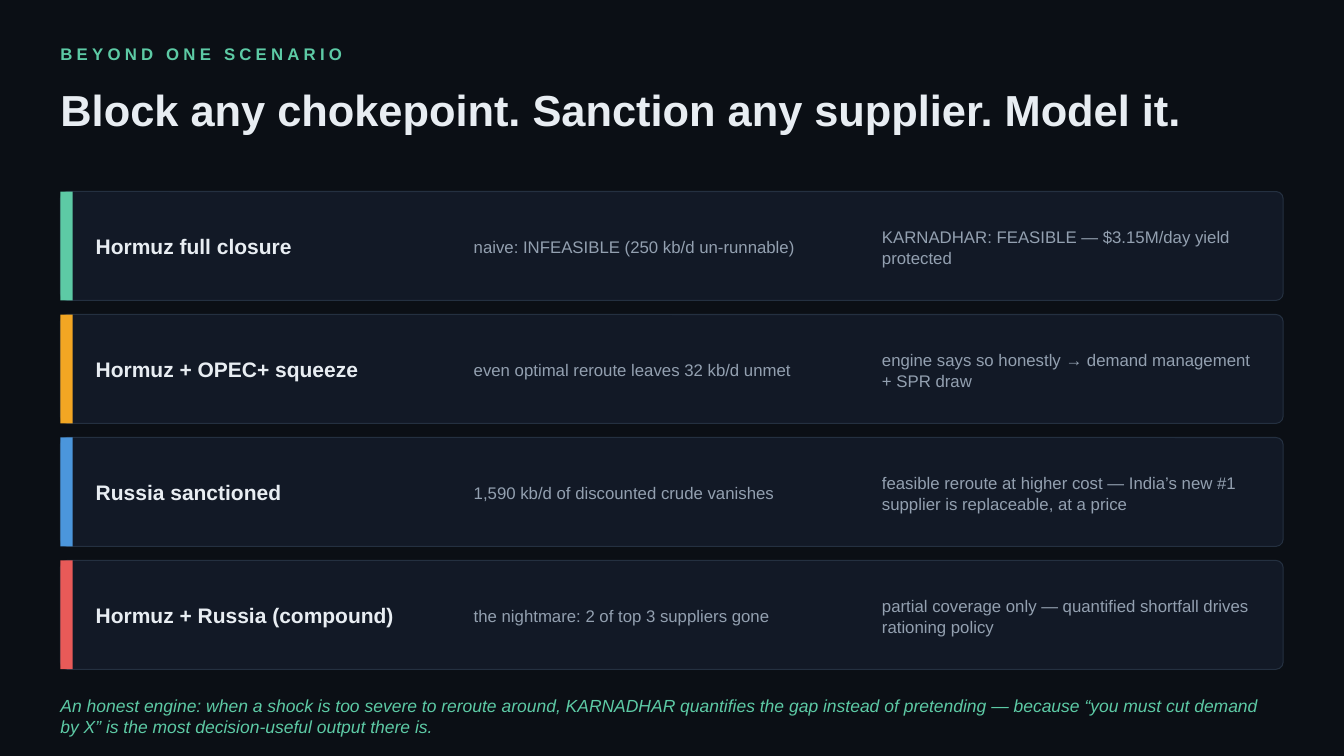
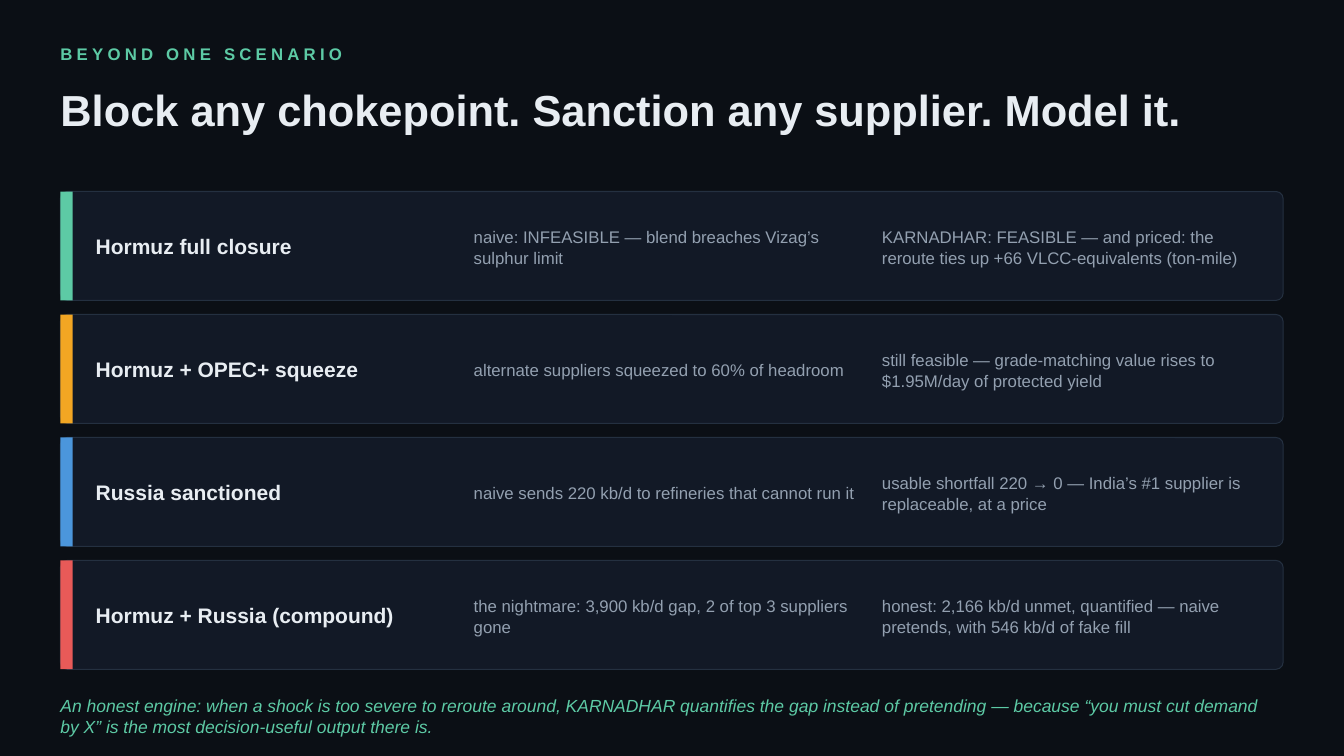
Before and after one commit to PureGenius369/Karnadhar, a slide deck: slide 9 of deliverables/KARNADHAR_Deck.pptx. Drawn at 1344x756 pixels with LibreOffice and Linux fonts; fonts in the diff are those of the drawing. Boxes give left, top, right and bottom in pixels: in the first picture for what was removed or moved away, otherwise in the second. Text is boxed around its words. In the diff, an @@ line names an element or a change of style, - is before the commit and + after.

Commit message:
Judge-grade hardening: reproducibility, LP correctness, decision layer
- Fresh-clone reproducibility: committed schema-2 derived DGCIS dataset
  (diets + realized prices) with transparent fallback in engine/refdata;
  a clone now runs the full suite with no raw .xls files
- Two-stage lexicographic LP (max fill, then min cost) replacing big-M;
  blend caps normalised by assigned volume (valid under scarce supply)
- Fixed boundary-rounding artifact that showed our own Russia-scenario
  plan as infeasible (2.04>2.04 epsilon breach)
- Decision layer: LP shadow prices (marginal value of one more kb/d of
  each scarce grade), usable-shortfall honesty metric (unmet + un-runnable),
  VLCC-equivalent ton-mile cost of rerouting (+66 tankers on Hormuz)
- Consistency: cascade Hormuz share 0.40 -> derived 0.46; commodity HHI
  excludes the OTHERS bucket; demo script/deck/README now keep the curated
  stress-demo and the real DGCIS model clearly labelled with own numbers
- UI card 3: blend-breach explanation, usable shortfall, VLCC row, shadow
  price line, negative-SPR insight framing; plan list hides <5 kb/d noise
- CI (GitHub Actions): 45-check validation + production frontend build on
  every push; MIT LICENSE; README badges, globe screenshot, real headline
  results; validation suite 39 -> 45 checks, all green

```diff
--- a/deliverables/KARNADHAR_Deck.pptx
+++ b/deliverables/KARNADHAR_Deck.pptx
@@ text at box(474, 231, 818, 268): text changed @@
-naive: INFEASIBLE (250 kb/d un-runnable)
+naive: INFEASIBLE — blend breaches Vizag’s sulphur limit
@@ text at box(882, 231, 1238, 268): text changed @@
-KARNADHAR: FEASIBLE — $3.15M/day yield protected
+KARNADHAR: FEASIBLE — and priced: the reroute ties up +66 VLCC-equivalents (ton-mile)
@@ text at box(882, 354, 1215, 391): text changed @@
-engine says so honestly → demand management + SPR draw
+still feasible — grade-matching value rises to $1.95M/day of protected yield
@@ text at box(474, 364, 844, 380): text changed @@
-even optimal reroute leaves 32 kb/d unmet
+alternate suppliers squeezed to 60% of headroom
@@ text at box(882, 477, 1240, 514): text changed @@
-feasible reroute at higher cost — India’s new #1 supplier is replaceable, at a price
+usable shortfall 220 → 0 — India’s #1 supplier is replaceable, at a price
@@ text at box(474, 487, 854, 499): text changed @@
-1,590 kb/d of discounted crude vanishes
+naive sends 220 kb/d to refineries that cannot run it
@@ text at box(474, 600, 847, 637): text changed @@
-the nightmare: 2 of top 3 suppliers gone
+the nightmare: 3,900 kb/d gap, 2 of top 3 suppliers gone
@@ text at box(882, 600, 1219, 637): text changed @@
-partial coverage only — quantified shortfall drives rationing policy
+honest: 2,166 kb/d unmet, quantified — naive pretends, with 546 kb/d of fake fill
```
Also in this commit, not shown: 3 other slides changed, 25 other files.
